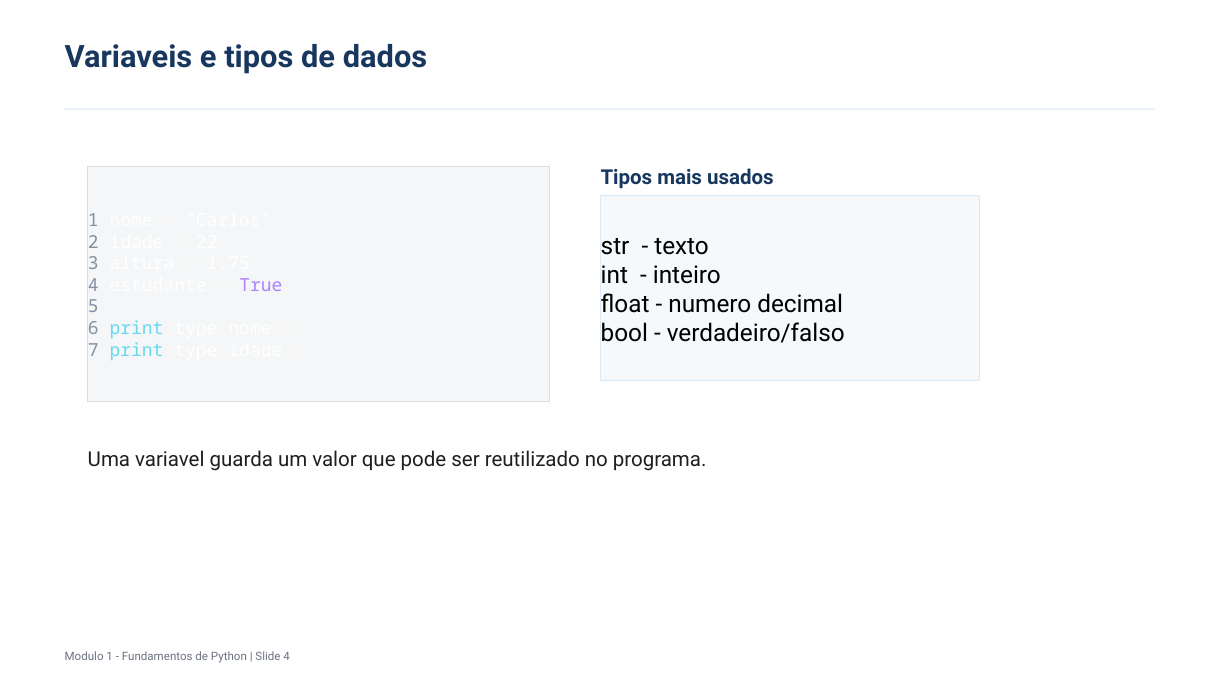
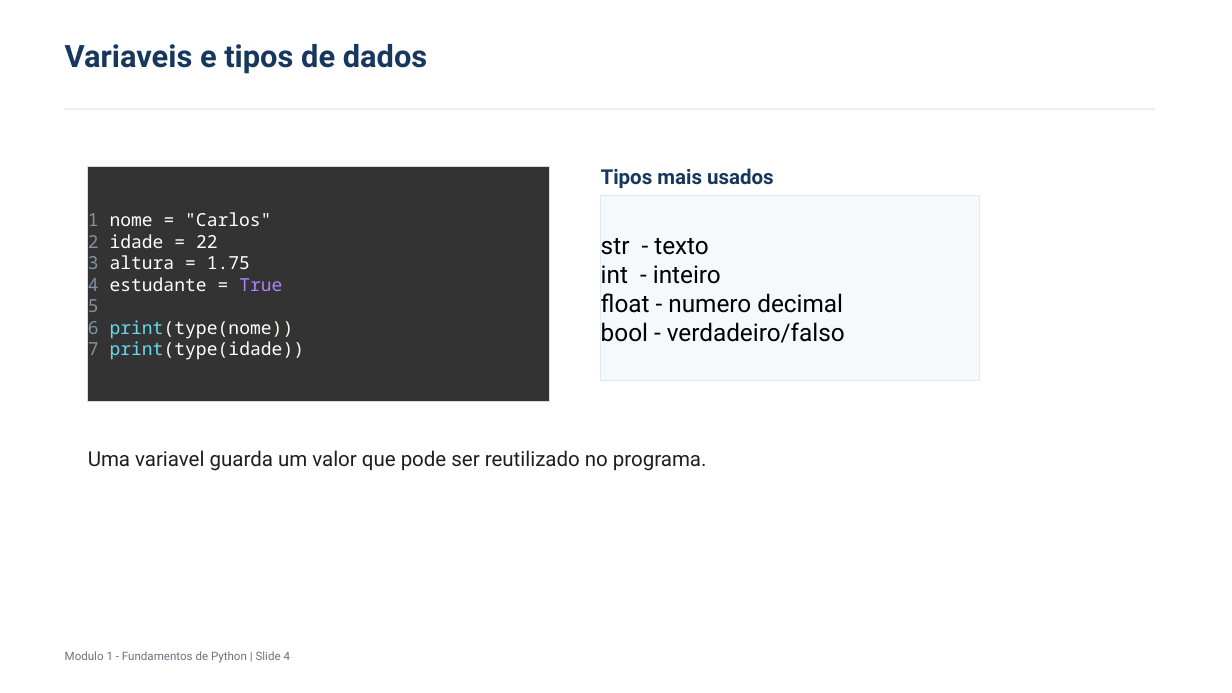
Before and after one commit to leduardopacheco/cursoPythonCDD, a slide deck: slide 4 of slides/modulo-1/fundamentos_python_modulo_1.pptx. Drawn at 1232x693 pixels with LibreOffice and Linux fonts; fonts in the diff are those of the drawing. Boxes give left, top, right and bottom in pixels: in the first picture for what was removed or moved away, otherwise in the second. Text is boxed around its words. In the diff, an @@ line names an element or a change of style, - is before the commit and + after.

```diff
--- a/slides/modulo-1/fundamentos_python_modulo_1.pptx
+++ b/slides/modulo-1/fundamentos_python_modulo_1.pptx
@@ rectangle "1 nome = "Carlos"" at [88, 166, 550, 402]: fill #F4F6F8 to #333333; outline #D5DDE5 0.75 pt to #D5DDE5 0 pt @@
@@ text in rectangle at [88, 212, 305, 360]: text changed @@
-1 nome = "Carlos"
-2 idade = 22
-3 altura = 1.75
-4 estudante = True
-5
-6 print(type(nome))
-7 print(type(idade))
+1 nome = "Carlos"
+2 idade = 22
+3 altura = 1.75
+4 estudante = True
+5
+6 print(type(nome))
+7 print(type(idade))
```
Also in this commit, not shown: 6 other slides changed.
